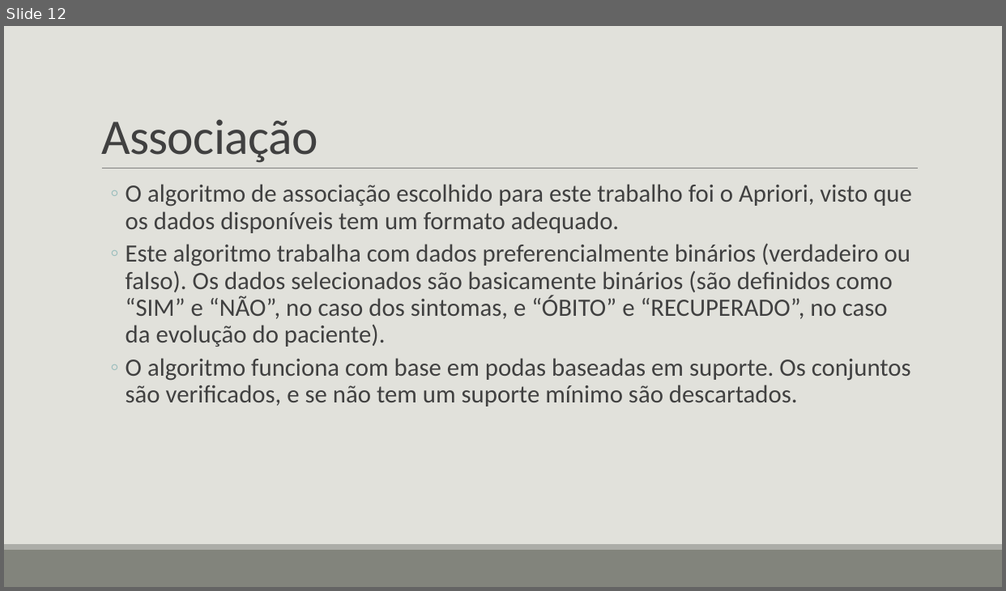
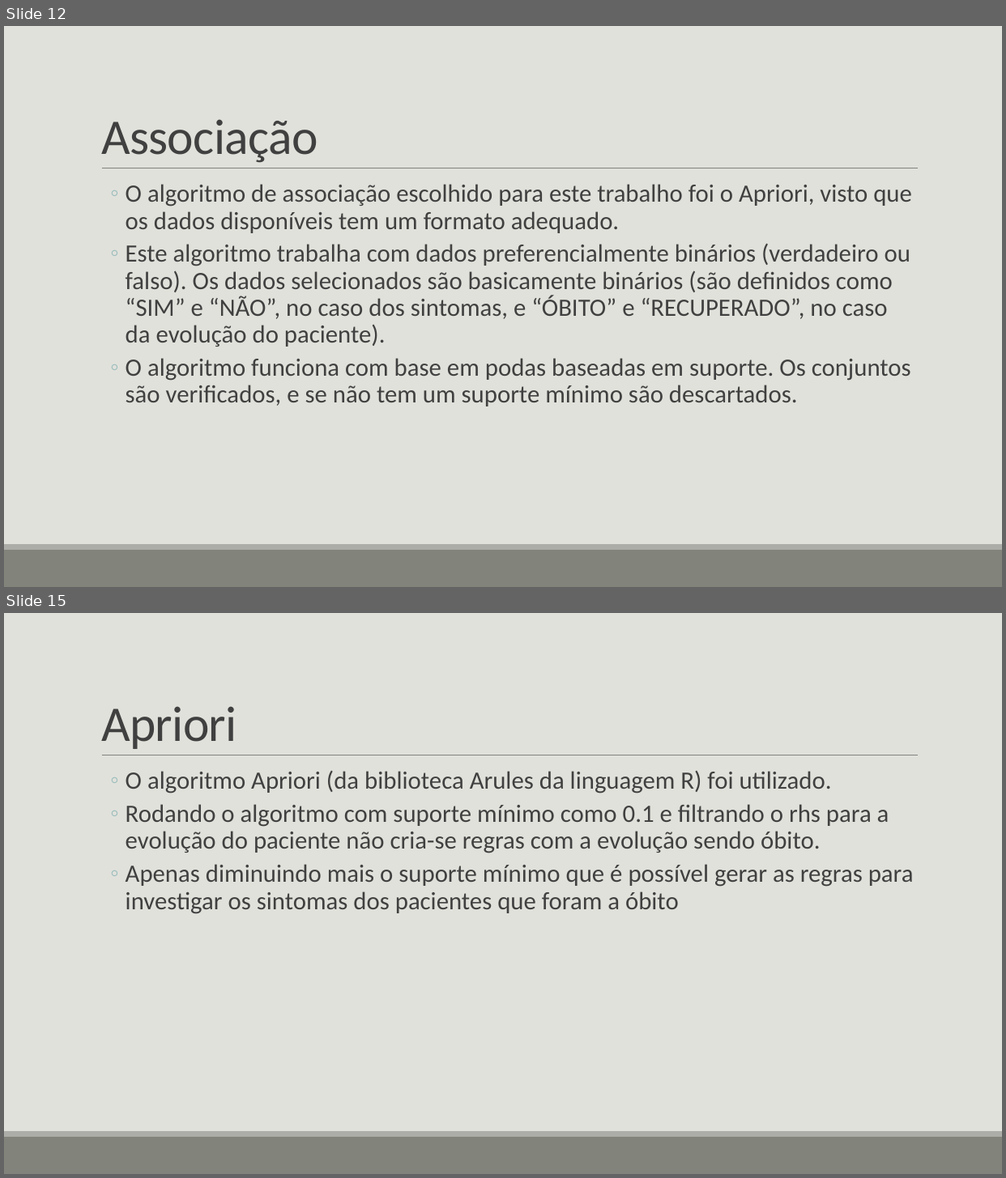
Before and after one commit to gvheisler/KDD-COVID-19, a slide deck: presentation/presentation.pptx. Shown one above the other, each under a label of ours: slide 12 before the commit, slides 12 and 15 after it; the slides between them are not shown. The pictures are 1006x591 and 1006x1178 pixels, drawn with LibreOffice and Linux fonts; fonts in the diff are those of the drawing. Boxes give left, top, right and bottom in pixels: in the first picture for what was removed or moved away, otherwise in the second. Text is boxed around its words. In the diff, an @@ line names an element or a change of style, - is before the commit and + after.

```diff
--- a/presentation/presentation.pptx
+++ b/presentation/presentation.pptx
@@ slide 15 added at (x1=4, y1=613, x2=1002, y2=1174), background #E1E1DB; not listed: 3 template elements that a slide beside it also shows @@
@@ title added at (x1=101, y1=706, x2=237, y2=749), 48 pt, text #404040 @@
+Apriori
@@ text added at (x1=126, y1=771, x2=914, y2=914), 24 pt, text #404040 @@
+  ◦ O algoritmo Apriori (da biblioteca Arules da linguagem R) foi utilizado.
+  ◦ Rodando o algoritmo com suporte mínimo como 0.1 e filtrando o rhs para a evolução do paciente não cria-se regras com a evolução sendo óbito.
+  ◦ Apenas diminuindo mais o suporte mínimo que é possível gerar as regras para investigar os sintomas dos pacientes que foram a óbito
```
Also in this commit, not shown: 3 slides changed, 13 other slides added, 8 other files.
